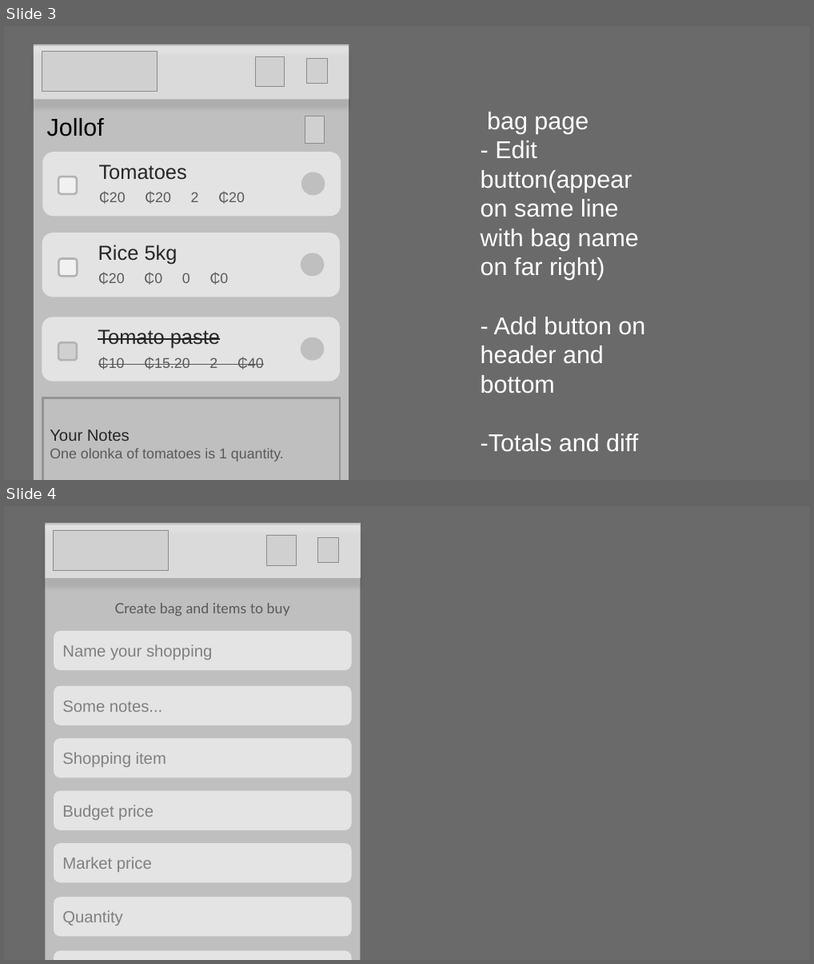
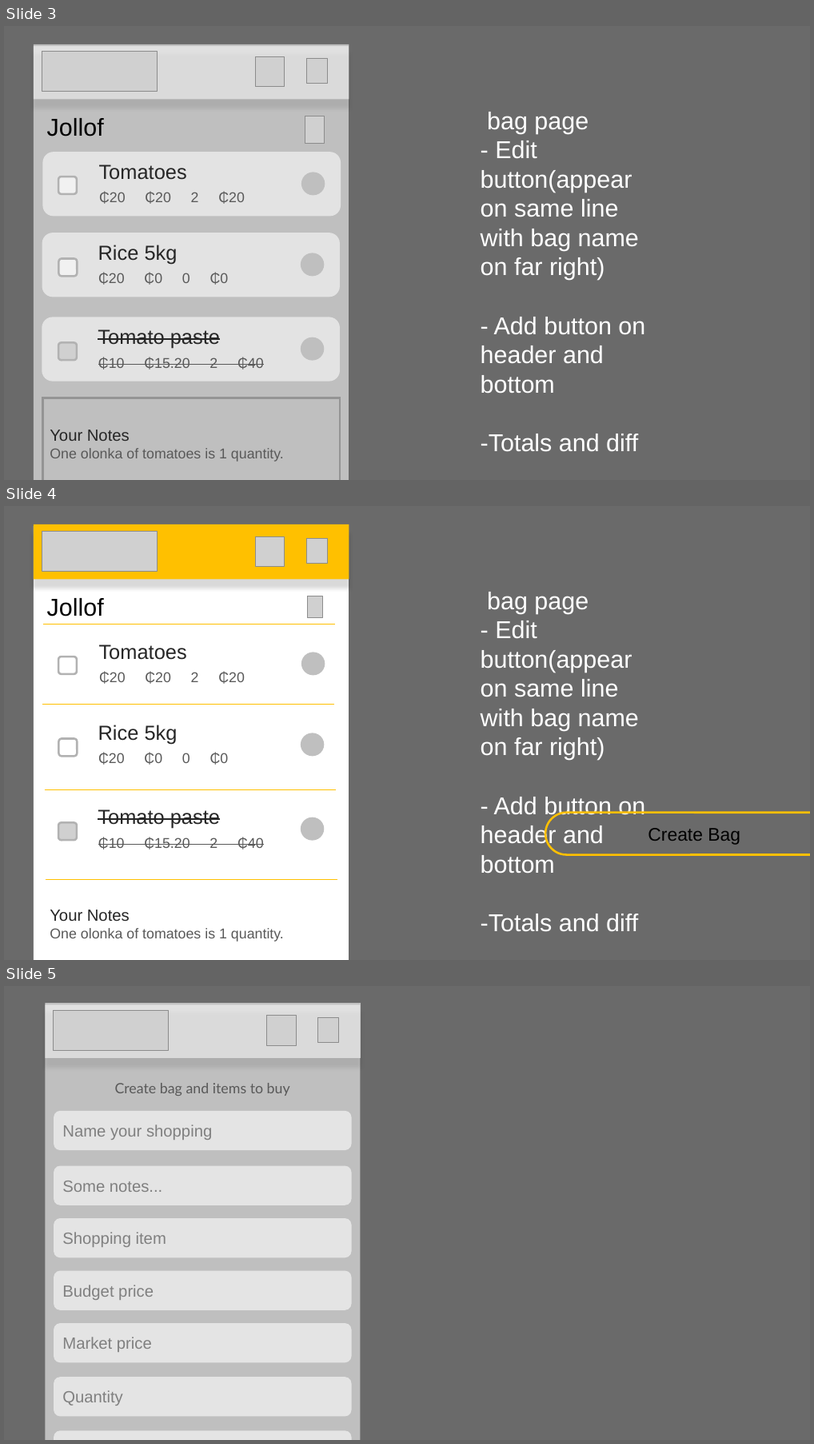
Before and after one commit to GuyTito/shopbag, a slide deck: shopbag_ui.pptx. Shown one above the other, each under a label of ours: slides 3 and 4 before the commit, slides 3, 4 and 5 after it. The pictures are 814x964 and 814x1444 pixels, drawn with LibreOffice and Linux fonts; fonts in the diff are those of the drawing; grey boxes stand for pictures; background and template pictures are left out. Boxes give left, top, right and bottom in pixels: in the first picture for what was removed or moved away, otherwise in the second. Text is boxed around its words. In the diff, an @@ line names an element or a change of style, - is before the commit and + after.

```diff
--- a/shopbag_ui.pptx
+++ b/shopbag_ui.pptx
@@ slide 4 added at (x1=4, y1=506, x2=810, y2=960), background #6A6A6A @@
@@ rectangle added at (x1=34, y1=526, x2=349, y2=960), fill #FFFFFF @@
@@ rectangle added at (x1=34, y1=524, x2=350, y2=579), fill #FFC000 @@
@@ picture added at (x1=42, y1=532, x2=158, y2=572) @@
@@ picture added at (x1=256, y1=536, x2=285, y2=567) @@
@@ picture added at (x1=307, y1=539, x2=328, y2=564) @@
@@ text added at (x1=47, y1=598, x2=104, y2=616), 24 pt, text #000000 @@
+Jollof
@@ picture added at (x1=308, y1=596, x2=322, y2=617) @@
@@ text added at (x1=481, y1=592, x2=646, y2=932), 24 pt, text #FFFFFF @@
+bag page
+- Edit button(appear on same line with bag name on far right)
+- Add button on header and bottom
+-Totals and diff
@@ line added from (43, 624) to (335, 624), #FFC000 0.75 pt @@
@@ text added at (x1=99, y1=644, x2=187, y2=660), 20 pt, text #262626 @@
+Tomatoes
@@ rounded rectangle added at (x1=58, y1=656, x2=77, y2=674), fill #FFFFFF at 50% opacity, outline #B2B2B2 2 pt @@
@@ text added at (x1=99, y1=672, x2=245, y2=684), 14 pt, text #595959 @@
+₵20 ₵20 2 ₵20
@@ ellipse added at (x1=302, y1=652, x2=326, y2=676), fill #BFBFBF @@
@@ line added from (42, 704) to (334, 704), #FFC000 0.75 pt @@
@@ rounded rectangle added at (x1=59, y1=739, x2=77, y2=756), fill #FFFFFF at 50% opacity, outline #B2B2B2 2 pt @@
@@ text added at (x1=98, y1=724, x2=178, y2=744), 20 pt, text #262626 @@
+Rice 5kg
@@ ellipse added at (x1=301, y1=733, x2=325, y2=756), fill #BFBFBF @@
@@ text added at (x1=98, y1=752, x2=229, y2=764), 14 pt, text #595959 @@
+₵20 ₵0 0 ₵0
@@ line added from (44, 789) to (336, 789), #FFC000 0.75 pt @@
@@ text added at (x1=98, y1=809, x2=220, y2=828), 20 pt, text #262626, strikethrough @@
+Tomato paste
@@ ellipse added at (x1=301, y1=817, x2=325, y2=840), fill #BFBFBF @@
@@ rounded rectangle added at (x1=546, y1=812, x2=810, y2=855), outline #FFC000 2 pt, 18 pt, text #000000 @@
+Create Bag
@@ picture added at (x1=58, y1=822, x2=77, y2=840) @@
@@ text added at (x1=98, y1=836, x2=264, y2=849), 14 pt, text #595959, strikethrough @@
+₵10 ₵15.20 2 ₵40
@@ line added from (46, 879) to (338, 879), #FFC000 0.75 pt @@
@@ text added at (x1=50, y1=909, x2=284, y2=941), 14 pt, text #595959 @@
+Your Notes
+One olonka of tomatoes is 1 quantity.
@@ what was slide 4 is now slide 5 @@
```
